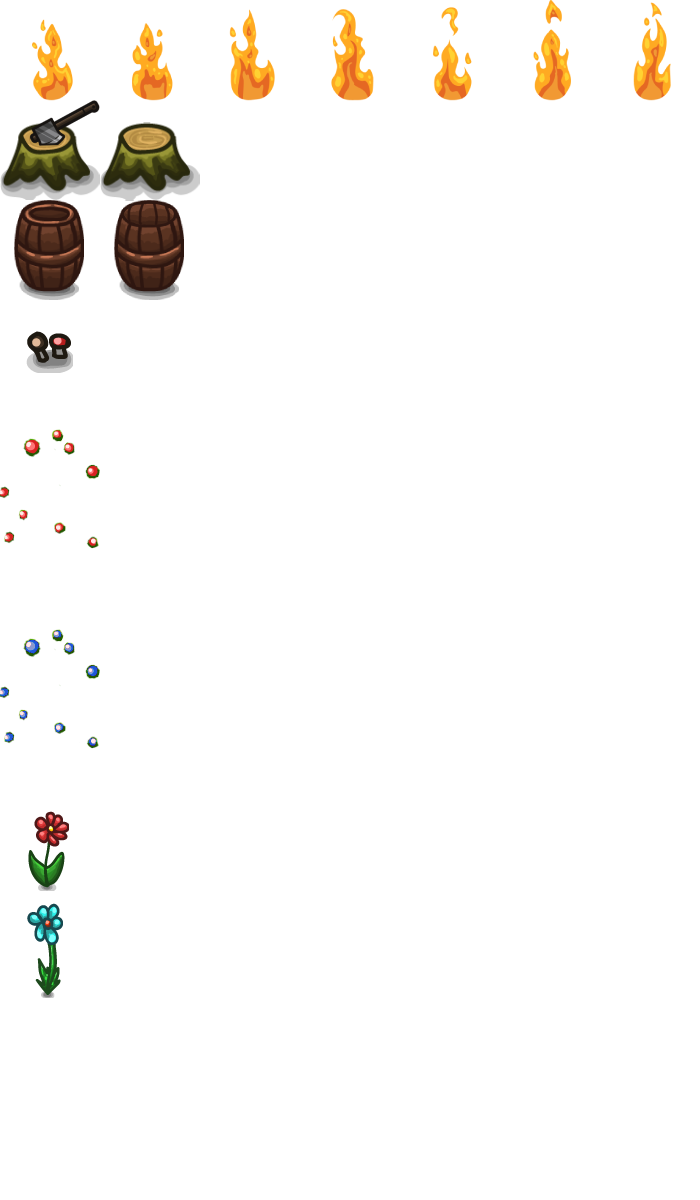
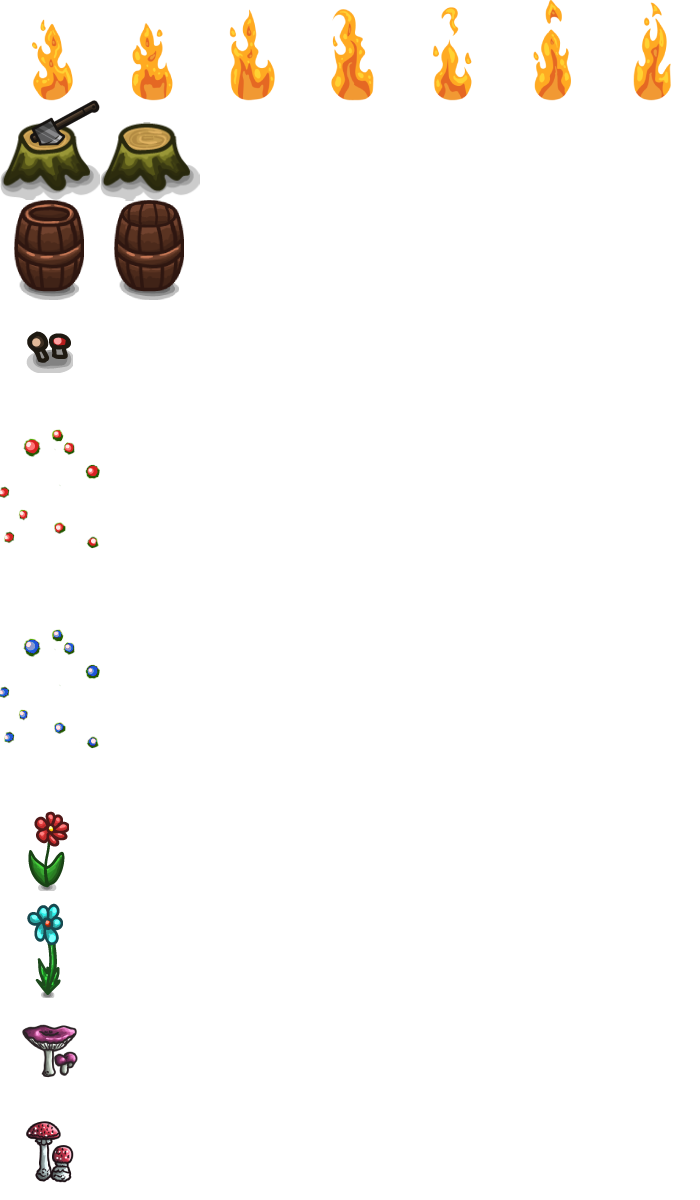
Before/after of a 700px x 1200px layered artwork. What changed in the layer stack:
added layer "mushrooms2" above "mushrooms1" over (x1=26, y1=1121, x2=74, y2=1183)
added layer "mushrooms1" above "flower1" over (x1=22, y1=1024, x2=78, y2=1078)
